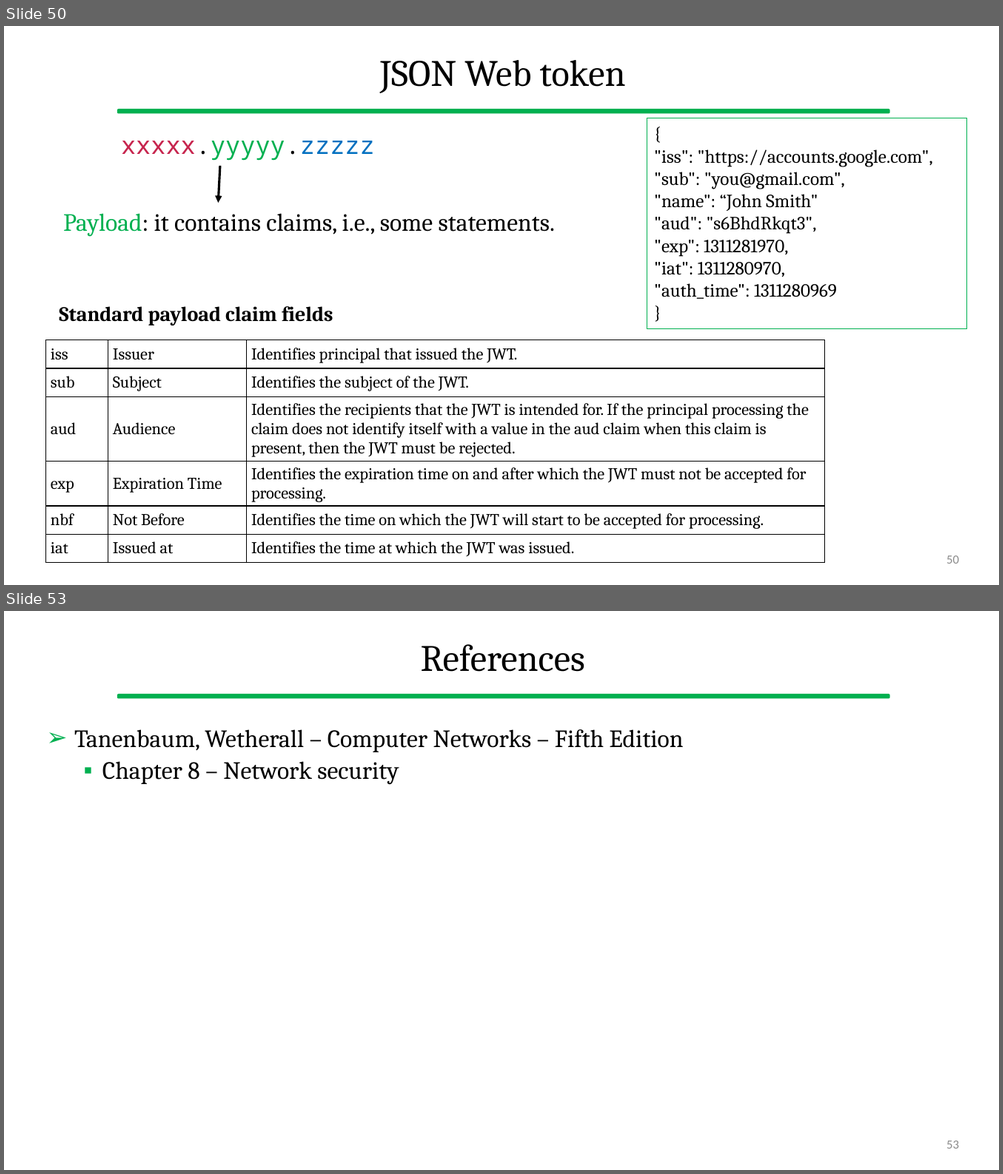
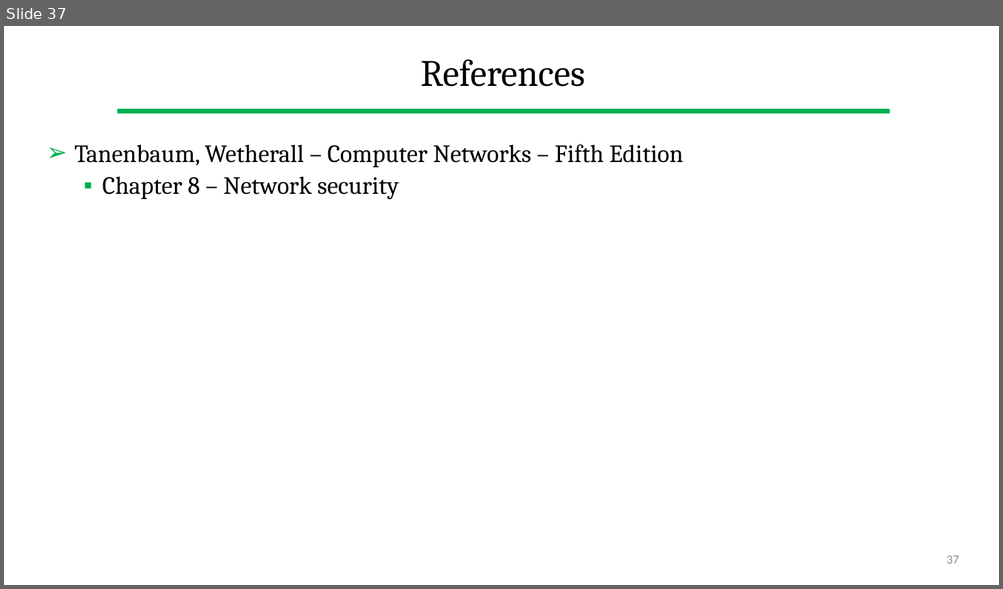
Before and after one commit to gcappon/bwthw, a slide deck: theory_08-elements_of_network_security/theory_08-elements_of_network_security.pptx. Shown one above the other, each under a label of ours: slides 50 and 53 before the commit, slide 37 after it; the slides between them are not shown. The pictures are 1003x1174 and 1003x589 pixels, drawn with LibreOffice and Linux fonts; fonts in the diff are those of the drawing. Boxes give left, top, right and bottom in pixels: in the first picture for what was removed or moved away, otherwise in the second. Text is boxed around its words. In the diff, an @@ line names an element or a change of style, - is before the commit and + after.

```diff
--- a/theory_08-elements_of_network_security/theory_08-elements_of_network_security.pptx
+++ b/theory_08-elements_of_network_security/theory_08-elements_of_network_security.pptx
@@ slide 50 removed at bbox=[4, 26, 999, 585], background #FFFFFF; not listed: 1 template element that a slide beside it also shows @@
@@ title removed at bbox=[380, 60, 626, 93] @@
-JSON Web token
@@ rectangle removed at bbox=[646, 118, 967, 329] @@
-{
-"iss": "https://accounts.google.com",
-"sub": "you@gmail.com",
-"name": “John Smith"
-"aud": "s6BhdRkqt3",
-"exp": 1311281970,
-"iat": 1311280970,
-"auth_time": 1311280969
-}
@@ text removed at bbox=[121, 141, 375, 161] @@
-xxxxx.yyyyy.zzzzz
@@ arrow removed from (220, 166) to (218, 203) @@
@@ text removed at bbox=[63, 213, 555, 237] @@
-Payload: it contains claims, i.e., some statements.
@@ text removed at bbox=[59, 306, 333, 326] @@
-Standard payload claim fields
@@ table removed at bbox=[45, 340, 825, 563], 6 rows, 3 columns @@
-iss | Issuer | Identifies principal that issued the JWT.
-sub | Subject | Identifies the subject of the JWT.
-aud | Audience | Identifies the recipients that the JWT is intended for. If the principal processing the claim does not identify itself with a value in the aud claim when this claim is present, then the JWT must be rejected.
-exp | Expiration Time | Identifies the expiration time on and after which the JWT must not be accepted for processing.
-nbf | Not Before | Identifies the time on which the JWT will start to be accepted for processing.
-iat | Issued at | Identifies the time at which the JWT was issued.
@@ page number removed at bbox=[946, 556, 959, 564] @@
-50
@@ what was slide 53 is now slide 37 @@
@@ page number at bbox=[946, 556, 959, 564]: text changed @@
-53
+37
```
Also in this commit, not shown: 3 slides changed, 15 other slides removed, 9 other files.
